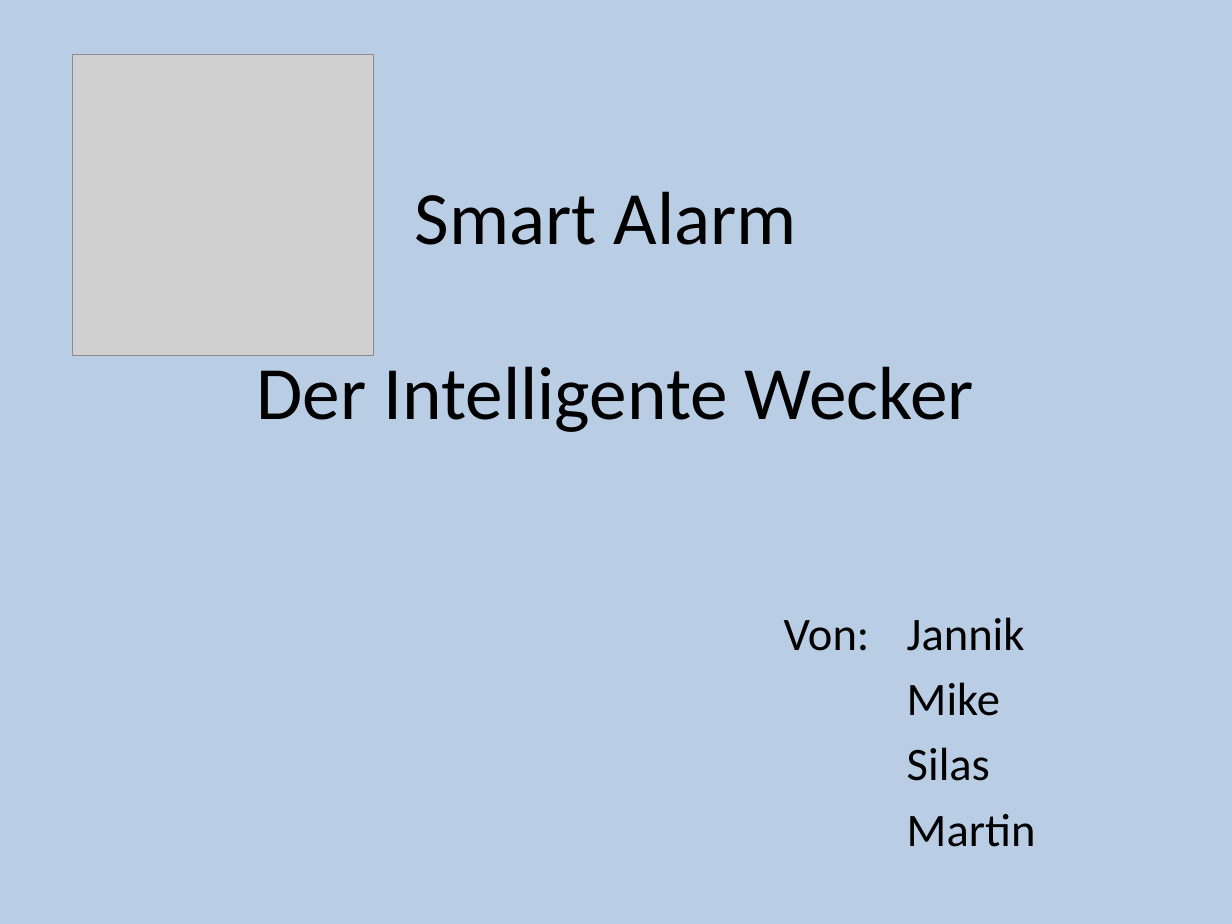
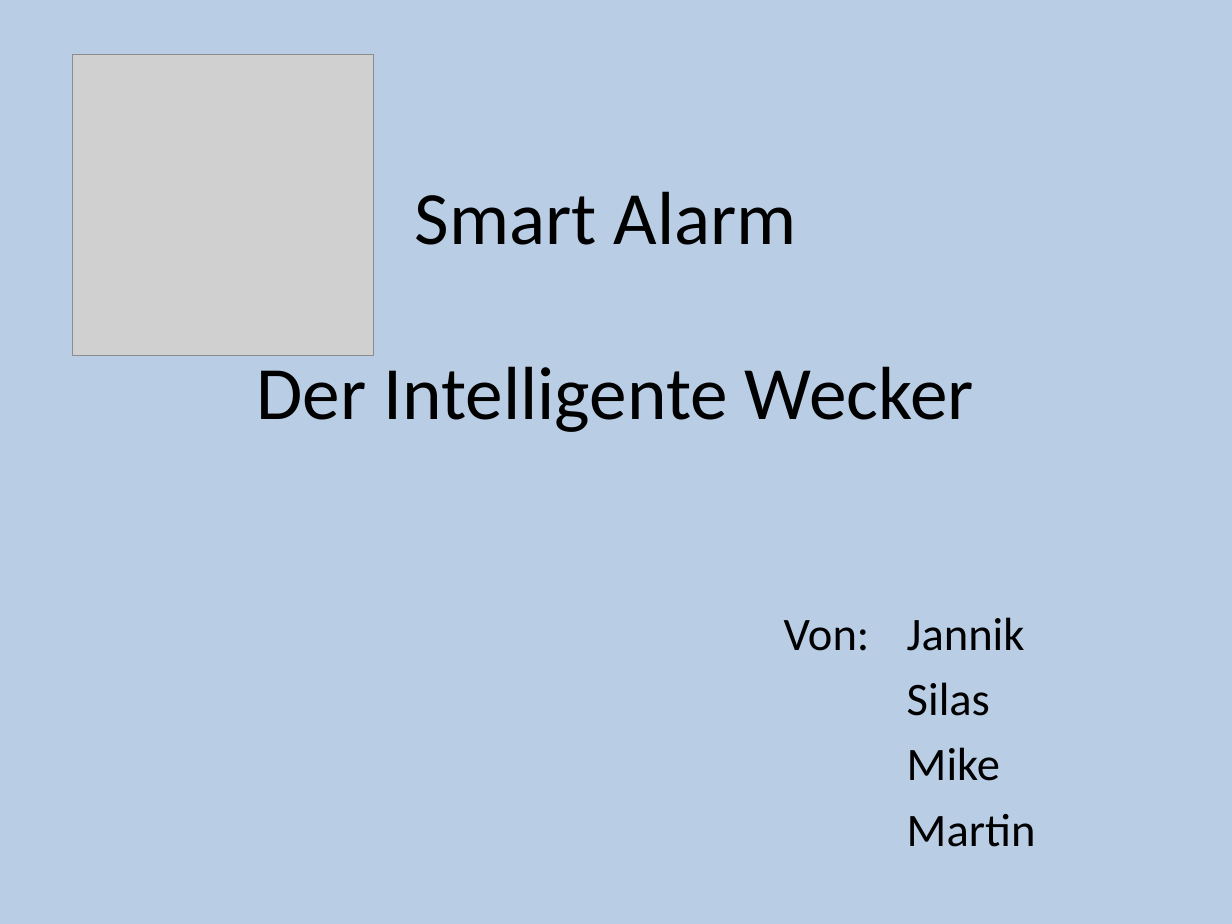
Before and after one commit to Tetr4/WeatherAlarm, a slide deck: slide 1 of Präsentation/Smart Alarm.pptx. Drawn at 1232x924 pixels with LibreOffice and Linux fonts; fonts in the diff are those of the drawing; grey boxes stand for pictures. Boxes give left, top, right and bottom in pixels: in the first picture for what was removed or moved away, otherwise in the second. Text is boxed around its words. In the diff, an @@ line names an element or a change of style, - is before the commit and + after.

```diff
--- a/Präsentation/Smart Alarm.pptx
+++ b/Präsentation/Smart Alarm.pptx
@@ subtitle at (907,682,990,716): paragraph added @@
+Silas
@@ subtitle at (907,747,990,781): paragraph removed @@
-Silas
```
Also in this commit, not shown: 1 other slide changed, 1 slide added.
